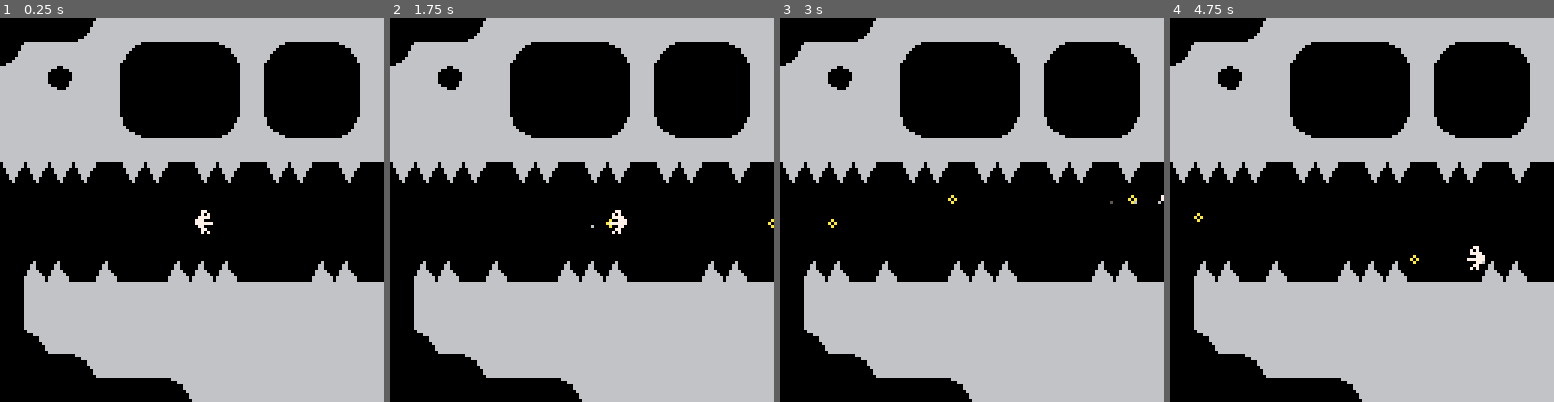
Above: before the commit, frames 1-4 (left to right).
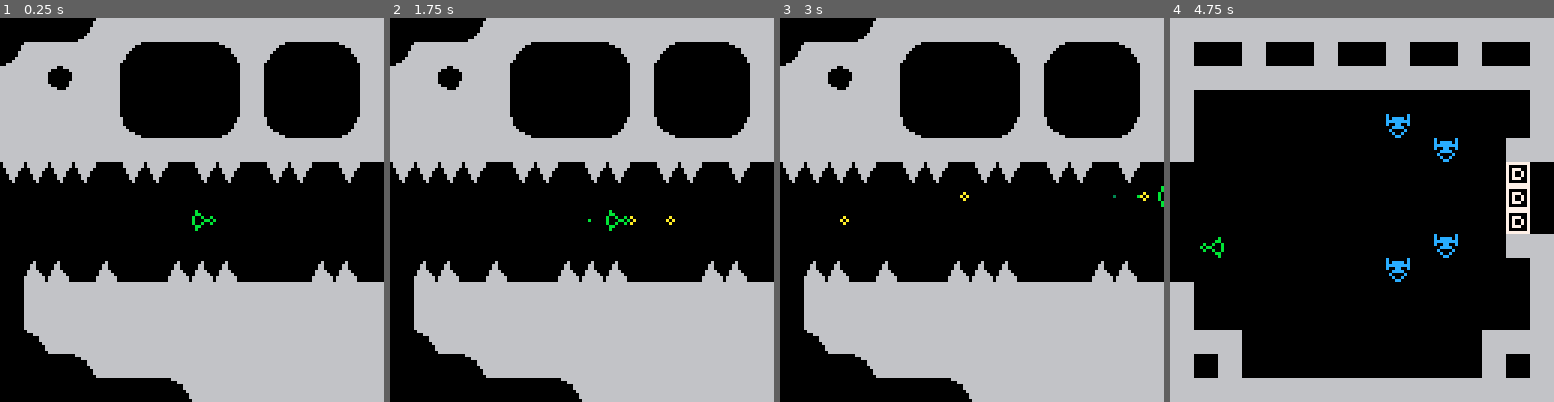
Above: after the commit, the same moments.

Repository: alxgnon/pico-8
Game: PICO-8 cartridge waheronaute.p8
Same seed, same stepped clock (60 frames per second), same inputs: the game is played once before the commit and once after it.
Inputs:
- Up to frame 1 (0.25 s): no input
- Up to frame 2 (1.75 s): tap X (X key) at 0.33, 1.07 s; tap O (Z key) at 0.7, 1.7 s; hold Right from 1.6 s (still down)
- Up to frame 3 (3 s): tap X (X key) at 1.85, 2.97 s; release Right at 2.1 s; tap O (Z key) at 2.1, 2.5, 2.9 s; hold Up 2.15-2.42 s; hold Right from 2.47 s (still down)
- Up to frame 4 (4.75 s): release Right at 3.03 s; hold Left 3.08-3.58 s; tap O (Z key) every 0.4 s from 3.3 to 4.5 s; hold Down 3.63-3.97 s; hold Right 4.02-4.68 s; tap X (X key) at 4.08 s; hold Up from 4.73 s (still down)

The runs differ from the first frame. In frame 1, 0.2% of the frame differs, in the area x 50-57%, y 50-57%; in frame 2, 0.3%; in frame 3, 0.2%; in frame 4, 48%, in the area x 0-100%, y 0-100%.

Commit message:
flipping heronaute

Diff:
--- a/waheronaute.p8
+++ b/waheronaute.p8
@@ -5,17 +5,14 @@
 -- par alexandre christian elie
 
 ------------------ palette ----
-palet = {bg = 0, fg = 6}
-function palet:te()
+function palette()
 	pal()
-	pal(0, self.bg)
-	pal(6, self.fg)
 	palt(0, false)
 	palt(1, true)
 end
 
 function _init()
-	palet:te()
+	palette()
 	jeu = new_game(64, 64)
 end
 
@@ -52,7 +49,7 @@
 end
 
 function draw_teleport(a)
-	cls(palet.bg)
+	cls()
 	camera(a.x, a.y)
 	map(a.x/8,a.y/8,a.x,a.y,16,16)
 	spr(064,a.x+64,a.y+64)
@@ -108,7 +105,7 @@
 end
 
 function draw_game(game)
-	cls(palet.bg)
+	cls()
 	draw_camera(game)
 	draw_all(game.sparks)
 	draw_all(game.lemons)
@@ -189,7 +186,7 @@
 	return mix
 	{ point(x, y)
 	, motion(2)
-	, hitbox(2, 0, 3, 7)
+	, hitbox(0, 0, 7, 6)
 	, hitpoints(6)
 	, methods(player)
 	}
@@ -264,8 +261,7 @@
 end
 
 function control_shooting(a)
-	if btn"4" or btn"5" then
-		a.f = btn"4"
+	if btn"4" then
 		if can_shoot(a) then
 			sfx"01"
 			add(jeu.lemons,
@@ -273,6 +269,13 @@
 		end
 	else
 		a.charge = 1
+	end
+
+	if btnp"5" then
+		a.f = not a.f
+		for le in all(jeu.lemons) do
+			le.dx = -le.dx
+		end
 	end
 end
 -- visual effects
@@ -338,16 +341,16 @@
 -- left by player jetpack
 function spark(x, y, f)
 	return
-	{ x = x + (f and 6 or 1)
-	, y = y + 5
+	{ x = x + (f and 7 or 0)
+	, y = y + 3
 	, t = 16
 	, update = expiration
 	, draw =
 	function(a)
 		if a.t < 6 then
-			pset(a.x, a.y, palet.fg-1)
+			pset(a.x, a.y, 3)
 		else
-			pset(a.x, a.y, palet.fg)
+			pset(a.x, a.y, 11)
 		end
 	end
 	}
@@ -499,8 +502,8 @@
 
 function lemon(x, y, f)
 	return
-	{ x = x + (f and 3 or 2)
-	, y = y + 3
+	{ x = x + (f and 1 or 4)
+	, y = y + 2
 	, dx = f and -3 or 3
 	, dy = 0
 	, ox = 0
@@ -583,14 +586,14 @@
 11111111111111111111111111111111111111111111111111111111111111111111111111111111111111111111111111111111111111111111111111111111
 11111111111111111111111111111111111111111111111111111111111111111111111111111111111111111111111111111111111111111111111111111111
 11111111111111111111111111111111111111111111111111111111111111111111111111111111111111111111111111111111111111111111111111111111
-111771111a111111111a111111177111111111111116611161111116111111111111111111111111111111111111111111111111111111111111111111111111
-11170711a0a111111111a11117777771111661111611116111161111111111111111111111111111111111111111111111111111111111111111111111111111
-117777111a1111111111111111700711116116111111611111111111111111111111111111111111111111111111111111111111111111111111111111111111
-17771111111111111111a11111177111161661616161111611111161111111111111111111111111111111111111111111111111111111111111111111111111
-1777777111111111111a111111711711161661616111161616111111111111111111111111111111111111111111111111111111111111111111111111111111
-11771111111111111111111117111171116116111116111111111111111111111111111111111111111111111111111111111111111111111111111111111111
-11177111111111111111111170711707111661111611116111116111111111111111111111111111111111111111111111111111111111111111111111111111
-11171711111111111111111117111171111111111116611161111116111111111111111111111111111111111111111111111111111111111111111111111111
+1b1111111a111111111a1111c111111c11111111111ff11191111119111111111111111111111111111111111111111111111111111111111111111111111111
+1bb11111a0a111111111a111c1cccc1c111ee1111f1111f111119111111111111111111111111111111111111111111111111111111111111111111111111111
+b00b11b11a11111111111111cccccccc11e11e11111f111111111111111111111111111111111111111111111111111111111111111111111111111111111111
+b000bb0b111111111111a111c00cc00c1e1ee1e1f1111f1f19111111111111111111111111111111111111111111111111111111111111111111111111111111
+b00b11b111111111111a111110cccc011e1ee1e1f1f1111f11111191111111111111111111111111111111111111111111111111111111111111111111111111
+1bb1111111111111111111111c0000c111e11e111111f11111111111111111111111111111111111111111111111111111111111111111111111111111111111
+1b111111111111111111111111c00c11111ee1111f1111f111191111111111111111111111111111111111111111111111111111111111111111111111111111
+111111111111111111111111111cc11111111111111ff11191111119111111111111111111111111111111111111111111111111111111111111111111111111
 11111111111111111111111111111111111111111111111111111111111111111111111111111111111111111111111111111111111111111111111111111111
 11111111111111111111111111111111111111111111111111111111111111111111111111111111111111111111111111111111111111111111111111111111
 11111111111111111111111111111111111111111111111111111111111111111111111111111111111111111111111111111111111111111111111111111111
@@ -686,8 +689,8 @@
 0000030801010101010101010101010101010101010101010101010101010101010101010101010101010101010101010101010101010101010101010101010101010101010101010101010101010101010101010101010101010101010101010101010101010101010101010101010101010101010101010101010101010101
 0801010101090000000a010900000a0101030301030301030301030301030301010000010000010000010000010000010100000000000000000000000000000101000000000000000000000000000001010000000000000000000000000000010100000000000000000000000000000101000000000000000000000000000001
 0101040101000000000001000000000101010101010101010101010101010101010101010101010101010101010101010100000000000000000000000000000101000000000000000000000000000001010000000000000000000000000000010100000000000000000000000000000101000001000000000000000000000001
-0101010101000000000001000000000101010100000000000000000000000001010000000000000000000000000000010100000000000000000000000000000101000000000000000000000000000001010000000000000000000000000000010100000000000000000000000000000101000001010000000000000101000001
-0101010101070000000801070000080101010000000000000043000000000001010000000000000000000000000000010100000000000000000000000000000101000000000000000000000000000001010000000000000000000000000000010100000000000000000000000000000101000000010101000000010100000001
+0101010101000000000001000000000101000000000000000000000000000001010000000000000000000000000000010100000000000000000000000000000101000000000000000000000000000001010000000000000000000000000000010100000000000000000000000000000101000001010000000000000101000001
+0101010101070000000801070000080101000000000000000043000000000001010000000000000000000000000000010100000000000000000000000000000101000000000000000000000000000001010000000000000000000000000000010100000000000000000000000000000101000000010101000000010100000001
 0101010101010101010101010101010101000000000000000000004300000101010000000000000000000000000000010100000000000000000000000000000101000000000000000000000000000001010000000000000000000000000000010100000000000000000000000000000101000000000001000001010000000001
 0606060600060600060600060600060000000000000000000000000000000200000000000000000000000000000001010100000000000000000000000000000101000000000000000000000000000001010000000000000000000000000000010100000000000000000000000000000101000000000000000000000000000001
 0300000000000000000000000000000000000000000000000000000000000200000000000000000000000000000002000000000000000000000000000000000101000000000000000000000000000001010000000000000000000000000000010100000000000000000000000000000101000001010100000000000101000001
@@ -695,9 +698,9 @@
 0300000000000000000000000000000000000000000000000000004300000101010000000000000000000000000002000000000000000000000000000000000101000000000000000000000000000000000000000000000000000000000000010100000000000000000000000000000101000000000000000000000000000001
 0305050005000005050500000005050000000000000000000043000000000001010000000000000000000000000001010100000000000000000000000000000101000000000000000000000000000000000000000000000000000000000000010100000000000000000000000000000101000101000000000000000000000001
 0301010101010101010101010101010101000000000000000000000000000001010000000000000000000000000000010100000000000000000000000000000101000000000000000000000000000001010000000000000000000000000000010100000000000000000000000000000101000101010000000000000000000001
-0301010101010101010101010101010101000000000000000000000001010101010000000000000000000000000000010100000000000000000000000000000101000000000000000000000000000001010000000000000000000000000000010100000000000000000000000000000101000000000101010101010100000001
-030a010101010101010101010101010101010100000000000000010101010101010000000000000000000000000000010100000000000000000000000000000101000000000000000000000000000001010000000000000000000000000000010100000000000000000000000000000101000000000000000000000000000001
-0300000a01010101010101010101010101010101000000000001010101010101010000000000000000000000010000010100000000000000000000000000000101000000000000000000000000000001010000000000000000000000000000010100000000000000000000000000000101000000000000000000000000000001
+0301010101010101010101010101010101000000000000000000000000000001010000000000000000000000000000010100000000000000000000000000000101000000000000000000000000000001010000000000000000000000000000010100000000000000000000000000000101000000000101010101010100000001
+030a010101010101010101010101010101010100000000000000000000010101010000000000000000000000000000010100000000000000000000000000000101000000000000000000000000000001010000000000000000000000000000010100000000000000000000000000000101000000000000000000000000000001
+0300000a01010101010101010101010101030100000000000000000000010301010000000000000000000000010000010100000000000000000000000000000101000000000000000000000000000001010000000000000000000000000000010100000000000000000000000000000101000000000000000000000000000001
 030303030303030a010101010101010101010101010101010101010101010101010101010101010101010101010101010101010101010000000001010101010101010101010101000000010101010101010101010101010000000101010101010101010101010000000101010101010101010101010100000001010101010101
 0101010101010101010101010101010101010101010101010101010101010101010101010101010101010101010101010101010101010000000001010101010101010101010101000000010101010101010101010101010000000101010101010101010101010000000101010101010101010101010100000001010101010101
 0100000000000000000000000000000101000000000000000000000000000001010000000000000000000000000000010100000000000000000000000000000101000000000000000000000000000001010000000000000000000000000000010100000000000000000000000000000101000000000000000000000000000001
